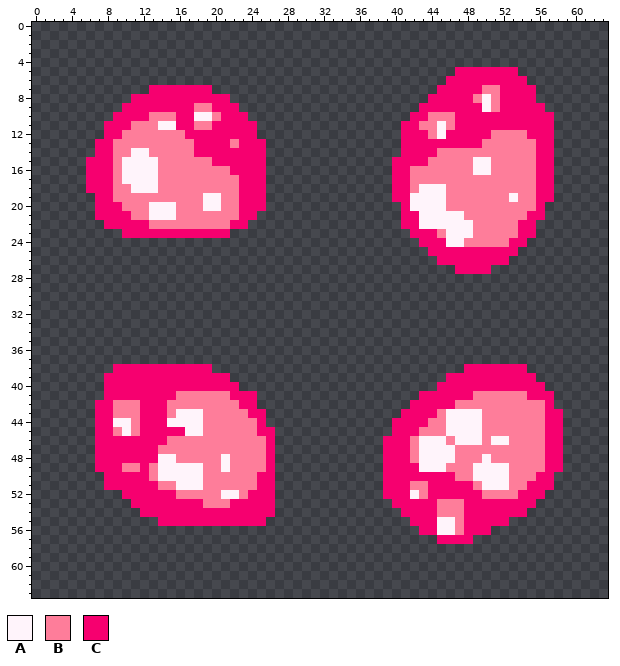
One commit to this pixel-art sprite: Assets/particles/bullet_2/bullet_2_32x32.png. Above, as it was before the edit.
The file is 64x64 pixels. Colours within 5 levels of each other are drawn and written as one.
Palette (. is transparent): A #fff4fb  B #fe7d9a  C #f6006f
Pixels before, first column x 6:
 5 .........................................CCCCCCC.....
 6 ........................................CCCCCCCCC....
 7 .......CCCCCCC.........................CCCCCBBCCCC...
 8 .....CCCCCCCCCCC......................CCCCCBABCCCC...
 9 ....CCCCCCCCBBCCC....................CCCCCCCABCCCCC..
10 ...CCCCBBBCCAABCCC..................CCBBBCCCCCCCCCCC.
11 ..CCCBBBAACCBBCCCCC................CCBBABCCCCCCCCCCC.
12 ..CCBBBBBBBCCCCCCCC................CCCBACCCCCBBBBCCC.
13 .CCBBBBBBBBBCCCCBCCC...............CCCCCCCCCBBBBBBCC.
14 .CCBBAABBBBBCCCCCCCC...............CCCCBBBBBBBBBBBCC.
15 CCCBAAAABBBBBBCCCCCC..............CCCCBBBBBAABBBBBCC.
16 CCCBAAAABBBBBBBBCCCC..............CCBBBBBBBAABBBBBCC.
17 CCCBAAAABBBBBBBBBCCC..............CCBBBBBBBBBBBBBBCC.
18 CCCBBAAABBBBBBBBBCCC..............CCBAAABBBBBBBBBBCC.
19 .CCBBBBBBBBBBAABBCCC..............CCAAAABBBBBBBABBCC.
20 .CCCBBBAAABBBAABBCCC...............CAAAABBBBBBBBBBC..
21 .CCCCBBAAABBBBBBBCC................CCAAAAABBBBBBBCC..
22 ..CCCCCBBBBBBBBBCC.................CCAAAAAABBBBBCC...
23 ....CCCCCCCCCCCC....................CCCBAAABBBBBCC...
24 .....................................CCCAABBBBBCC....
25 ......................................CCCCCCCCCC.....
26 .......................................CCCCCCCC......
27 .........................................CCCC........
28 .....................................................
29 .....................................................
30 .....................................................
31 .....................................................
32 .....................................................
33 .....................................................
34 .....................................................
35 .....................................................
36 .....................................................
37 .....................................................
38 ...CCCCCCCCCCC............................CCCCCCC....
39 ..CCCCCCCCCCCCCC........................CCCCCCCCCC...
40 ..CCCCCCCCCCCCCCC......................CCCCCCCCCCCC..
41 ..CCCCCCCCBBBBBBCCC..................CCCCCCBBBBBBCCC.
42 .CCBBBCCCBBBBBBBBCC.................CCCCCBBBBBBBBBBC.
43 .CCBBBCCCBAAABBBBBCC...............CCCCBAAAABBBBBBBCC
44 .CCAABCCCAAAABBBBBBC..............CCCCBBAAAABBBBBBBCC
45 .CCBABCCCCCAABBBBBBCC.............CCCBBBAAAABBBBBBBCC
46 .CCCCCCCCBBBBBBBBBBBC............CCCBAAABAAABAABBBBCC
47 .CCCCCCCBBBBBBBBBBBBC............CCCBAAAABBBBBBBBBBCC
48 .CCCCCCCAABBBBBABBBBC............CCCBAAAABBBABBBBBBCC
49 .CCCBBCBAAAAABBABBBBC............CCCCAAABBBAAAABBBBCC
50 ..CCCCCBAAAAABBBBBBCC............CCCCCCCCBBAAAABBBCC.
51 ..CCCCCCBBAAABBBBBBCC............CCCBBCCCCCBAAABBCCC.
52 ....CCCCCCBBBBBAABCCC............CCCABCCCCCCBBBBCCC..
53 .....CCCCCCCCBBBCCCCC.............CCCCCBBBCCCCCCCC...
54 ......CCCCCCCCCCCCCCC..............CCCCBBBCCCCCCC....
55 ........CCCCCCCCCCCC................CCCAABCCCCC......
56 .....................................CCAABCCC........
57 .......................................CCCC..........
New version:
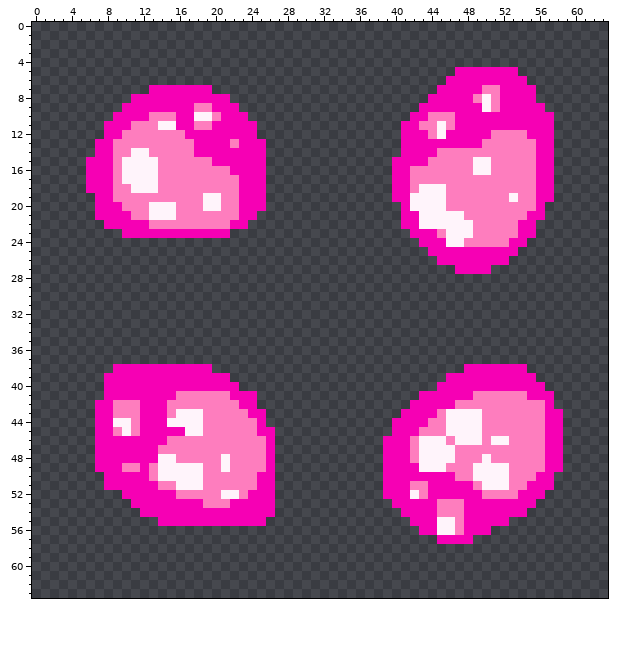
The edit:
colour B: #fe7d9a -> #fe7dbe
colour C: #f6006f -> #f600b4
